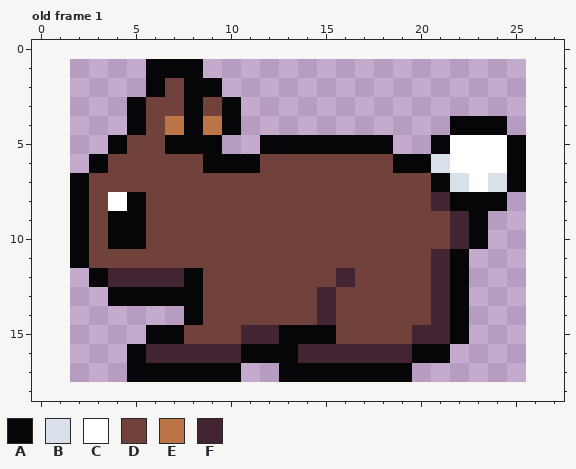
Two states of a pixel-art file, _assets/art/player/player.aseprite. The picture above was drawn from the file before the commit.
24x17 pixels, 1 frame. Shown: old frame 1. The old version is drawn lined up with the new one, on the new canvas. The commit also changed other frames, which this record leaves out.
Palette (. is transparent): A #060608  B #dae0ea  C #ffffff  D #71413b  E #bb7547  F #422433
Pixels before, old frame 1, first column x 2:
 1 ....AAA.................
 2 ....ADAA................
 3 ...ADDADA...............
 4 ...ADEAEA...........AAA.
 5 ..ADDAAA..AAAAAAA..ACCCA
 6 .ADDDDDAAADDDDDDDAABCCCA
 7 ADDDDDDDDDDDDDDDDDDABCBA
 8 ADCADDDDDDDDDDDDDDDFAAA.
 9 ADAADDDDDDDDDDDDDDDDFA..
10 ADAADDDDDDDDDDDDDDDDFA..
11 ADDDDDDDDDDDDDDDDDDFA...
12 .AFFFFADDDDDDDFDDDDFA...
13 ..AAAAADDDDDDFDDDDDFA...
14 ......ADDDDDDFDDDDDFA...
15 ....AADDDFFAAADDDDFFA...
16 ...AFFFFFAAAFFFFFFAA....
17 ...AAAAAA..AAAAAAA......
New version:
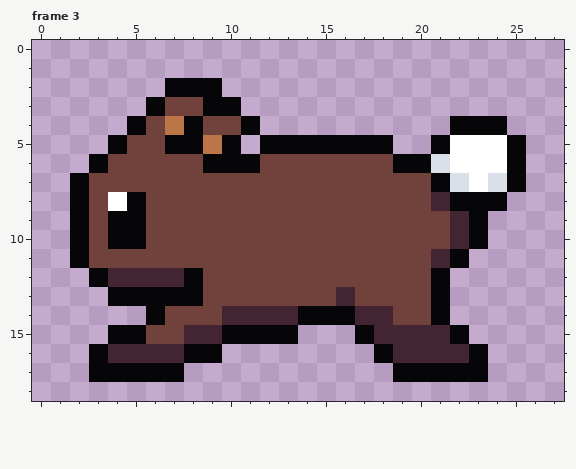
A new or re-ordered frame is compared with the old frame closest to it.
Diff:
canvas 24x17 -> 28x19, the old top-left corner now at 2,1
frames 1 -> 3
Changed rows in their new state; - is an unchanged pixel.
Frame 3 is new; against old frame 1:
first column x 5:
 1 -...---
 2 -.A----
 3 .A-DA--
 4 ----DDA
 5 ----EA-
first column x 3:
12 -------------D----A.-
13 ------------DF----A.-
14 ---ADD-FFFFAAAFF--A.-
15 -AADDFFAAA-...AFF----
16 AFF--AA........A-FFFA
17 AA---...--......-AAAA
